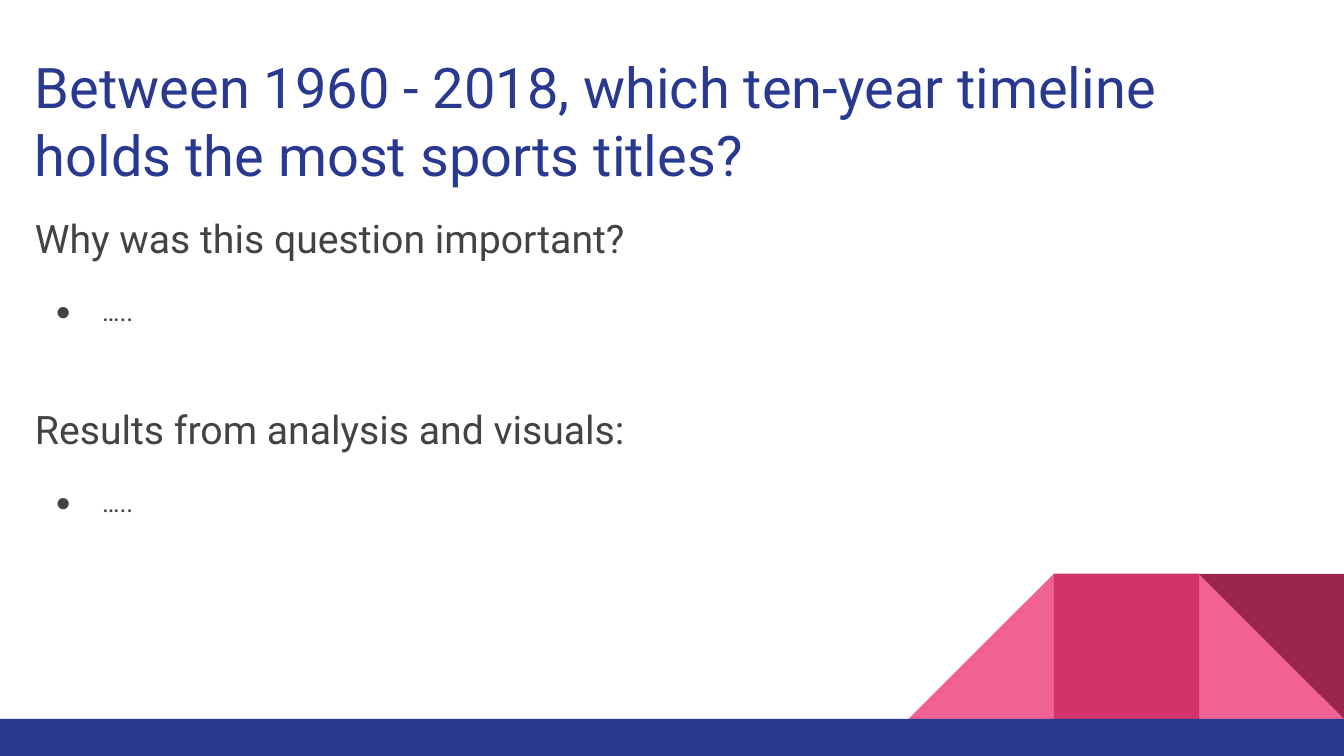
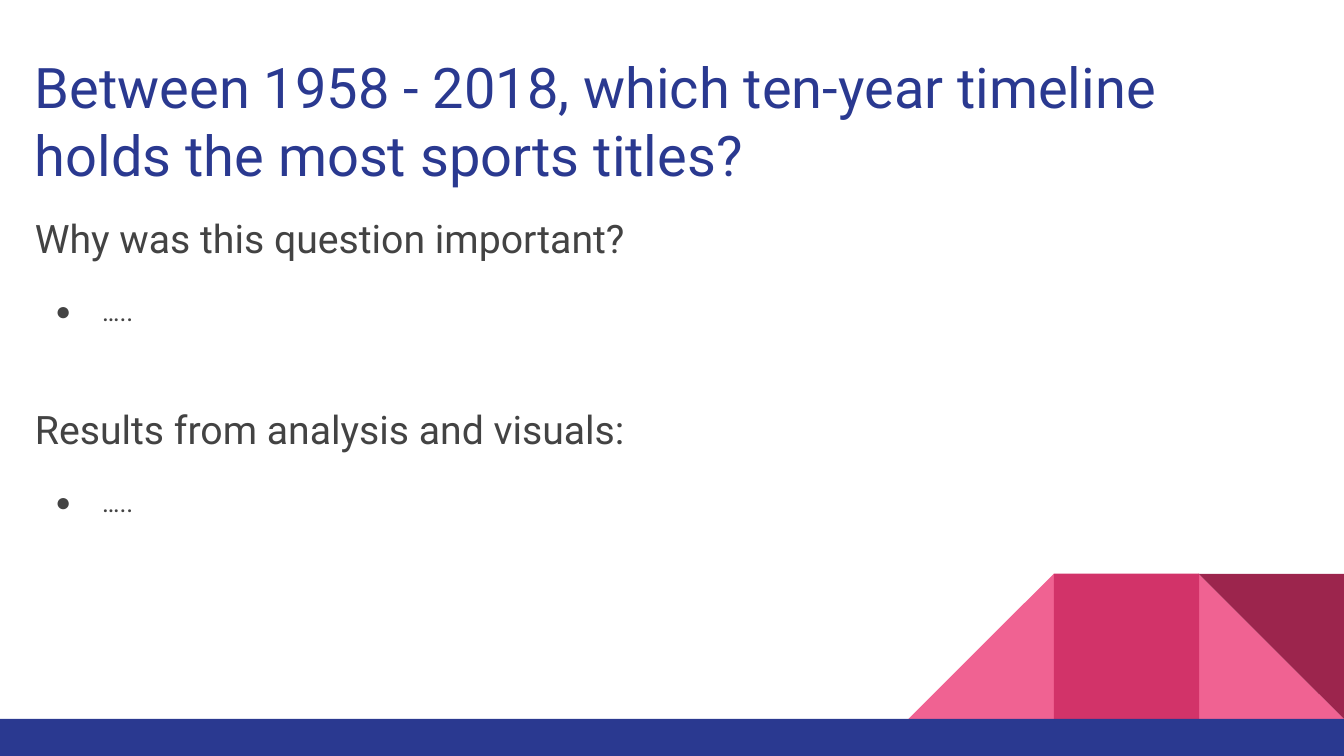
Before and after one commit to gurpal-gill1022/Project-3-Group-2, a slide deck: slide 3 of Project_3_Presentation_Deck.pptx. Drawn at 1344x756 pixels with LibreOffice and Linux fonts; fonts in the diff are those of the drawing. Boxes give left, top, right and bottom in pixels: in the first picture for what was removed or moved away, otherwise in the second. Text is boxed around its words. In the diff, an @@ line names an element or a change of style, - is before the commit and + after.

Commit message:
updating slide deck

```diff
--- a/Project_3_Presentation_Deck.pptx
+++ b/Project_3_Presentation_Deck.pptx
@@ title at (x1=35, y1=66, x2=1155, y2=188): text changed @@
-Between 1960 - 2018, which ten-year timeline holds the most sports titles?
+Between 1958 - 2018, which ten-year timeline holds the most sports titles?
```
